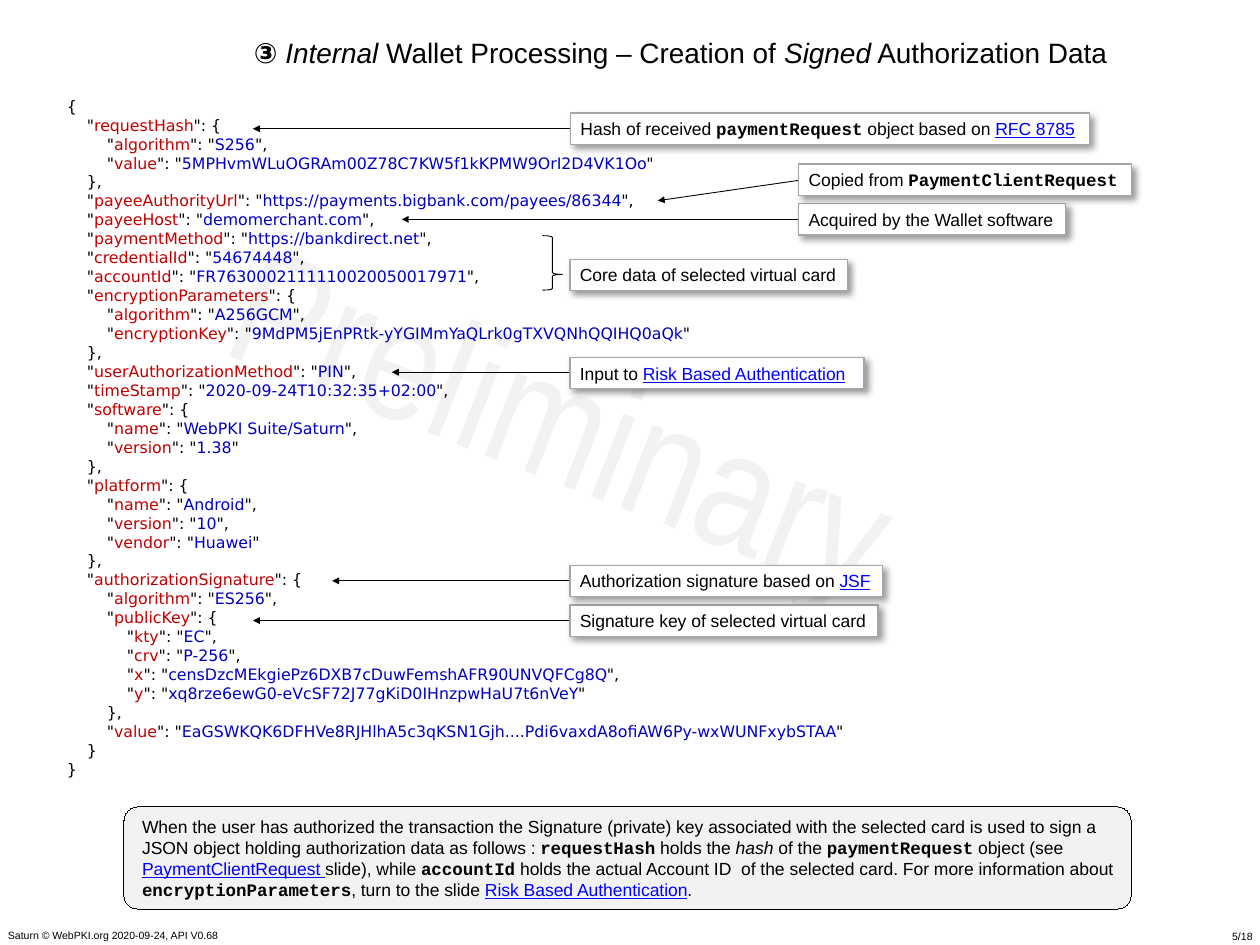
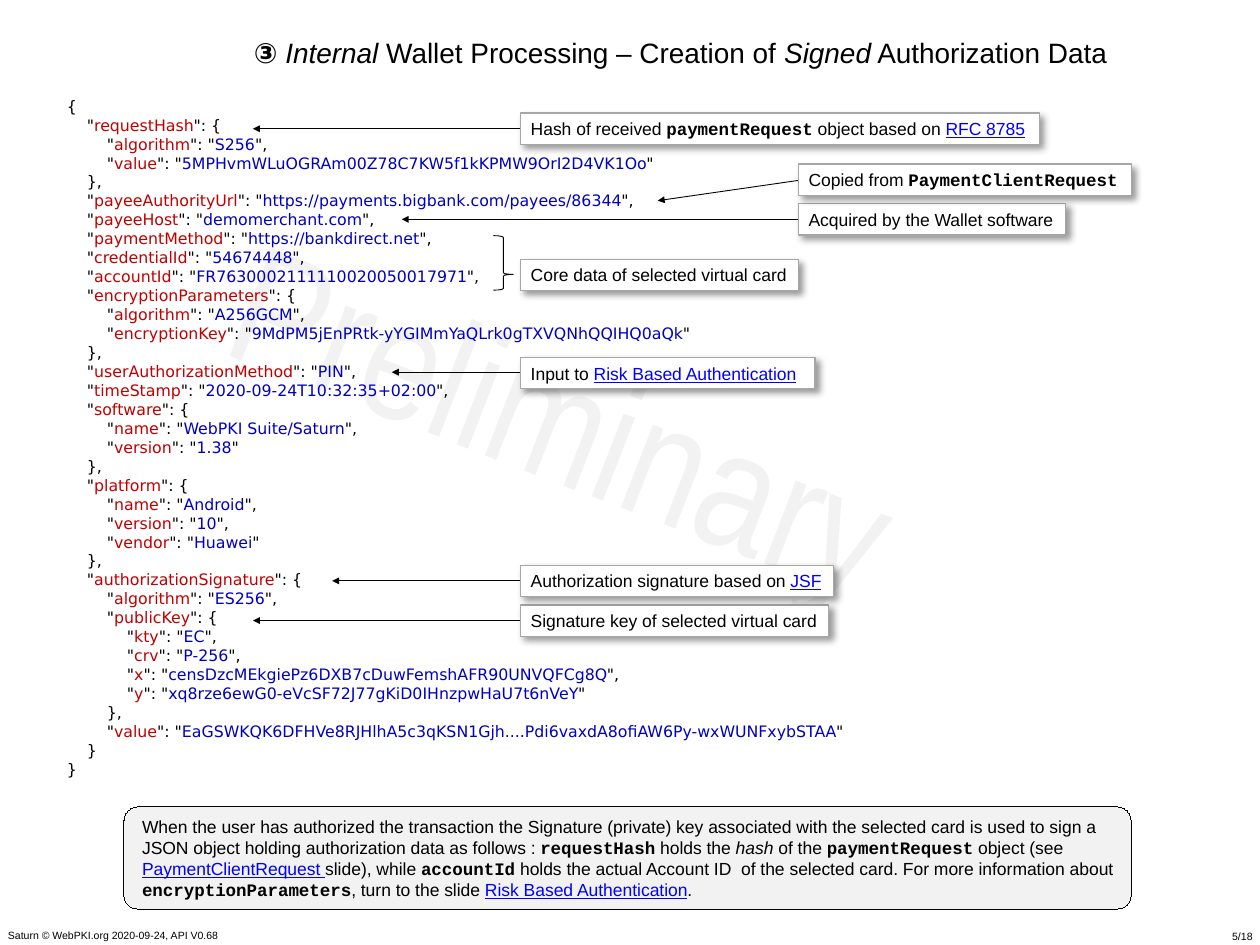
Before and after one commit to cyberphone/doc, a slide deck: slide 5 of saturn/saturn-v3-presentation.pptx. Drawn at 1260x945 pixels with LibreOffice and Linux fonts; fonts in the diff are those of the drawing; background and template pictures are left out. Boxes give left, top, right and bottom in pixels: in the first picture for what was removed or moved away, otherwise in the second. Text is boxed around its words. In the diff, an @@ line names an element or a change of style, - is before the commit and + after.

```diff
--- a/saturn/saturn-v3-presentation.pptx
+++ b/saturn/saturn-v3-presentation.pptx
@@ arrow moved from (571, 129) - (253, 129) to (520, 129) - (253, 129) @@
@@ 5 rectangles, 1 right brace: place and size @@
-5 rectangles, 1 right brace at <box>543,113,1090,636</box>
+5 rectangles, 1 right brace at <box>494,113,1040,636</box>
@@ arrow moved from (570, 581) - (333, 581) to (520, 581) - (333, 581) @@
@@ arrow moved from (570, 621) - (253, 621) to (520, 621) - (253, 621) @@
```
Also in this commit, not shown: 1 other slide changed.
